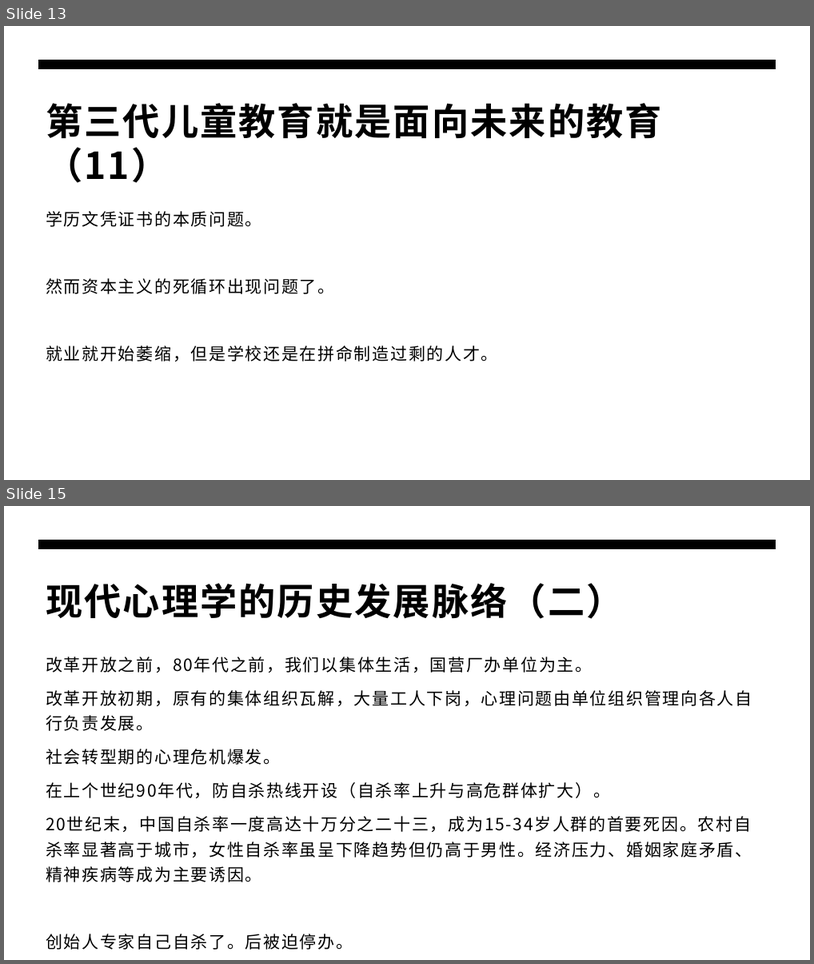
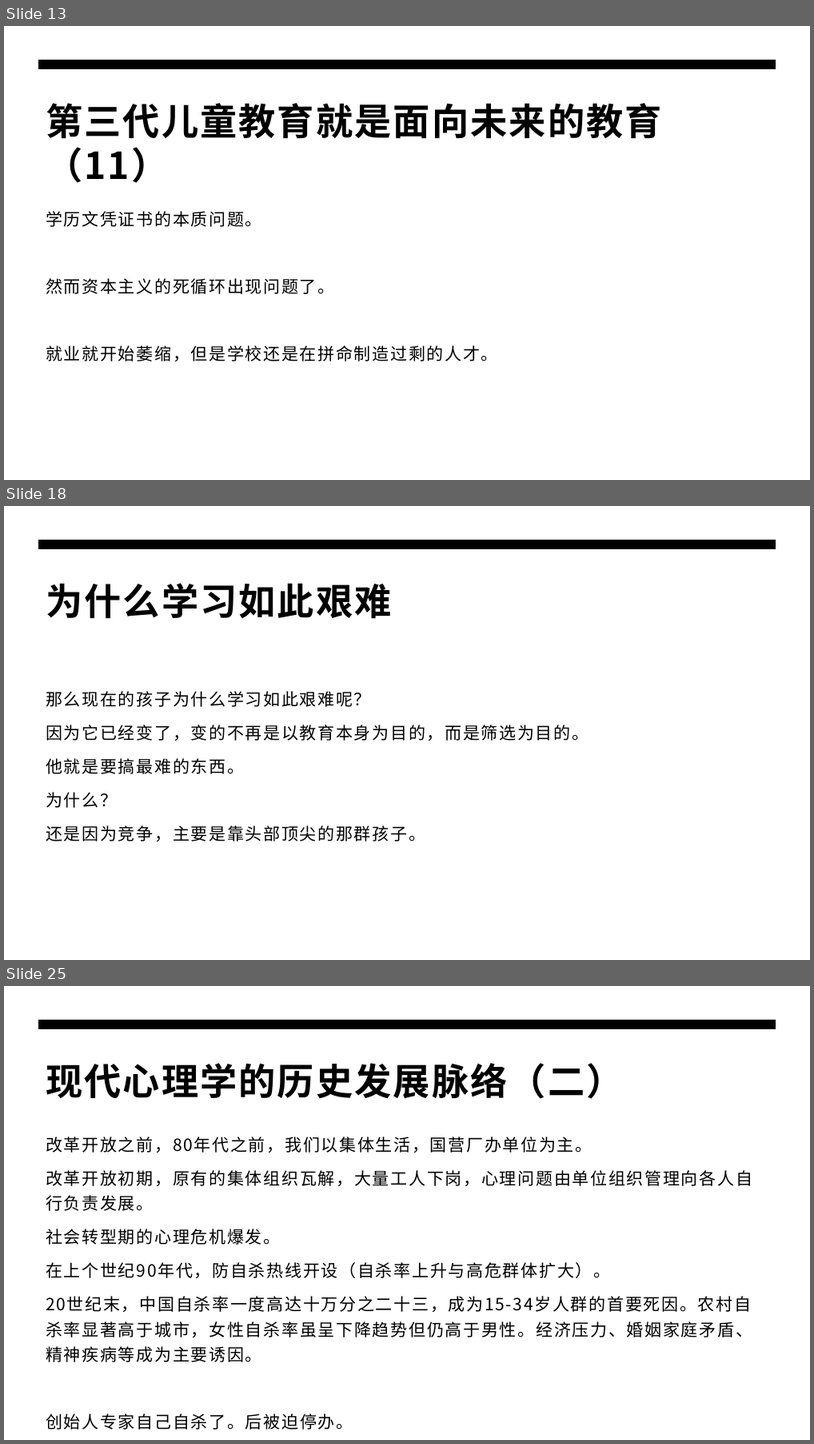
Before and after one commit to panxibei/writing, a slide deck: 44_心理学/24_浥尘伙伴社团原创：浥尘智慧家长课堂/AI时代高智慧家长私教课/父母公开课/父母公开课.pptx. Shown one above the other, each under a label of ours: slides 13 and 15 before the commit, slides 13, 18 and 25 after it; the slides between them are not shown. The pictures are 814x964 and 814x1444 pixels, drawn with LibreOffice and Linux fonts; fonts in the diff are those of the drawing. Boxes give left, top, right and bottom in pixels: in the first picture for what was removed or moved away, otherwise in the second. Text is boxed around its words. In the diff, an @@ line names an element or a change of style, - is before the commit and + after.

```diff
--- a/44_心理学/24_浥尘伙伴社团原创：浥尘智慧家长课堂/AI时代高智慧家长私教课/父母公开课/父母公开课.pptx
+++ b/44_心理学/24_浥尘伙伴社团原创：浥尘智慧家长课堂/AI时代高智慧家长私教课/父母公开课/父母公开课.pptx
@@ slide 18 added at box(4, 506, 810, 960), background #FFFFFF; not listed: 1 template element that a slide beside it also shows @@
@@ title added at box(46, 583, 392, 619), 44 pt, text #000000, bold @@
+为什么学习如此艰难
@@ text added at box(46, 691, 589, 841), 20 pt, text #000000 @@
+那么现在的孩子为什么学习如此艰难呢？
+因为它已经变了，变的不再是以教育本身为目的，而是筛选为目的。
+他就是要搞最难的东西。
+为什么？
+还是因为竞争，主要是靠头部顶尖的那群孩子。
@@ what was slide 15 is now slide 25 @@
```
Also in this commit, not shown: 1 slide changed, 9 other slides added.
